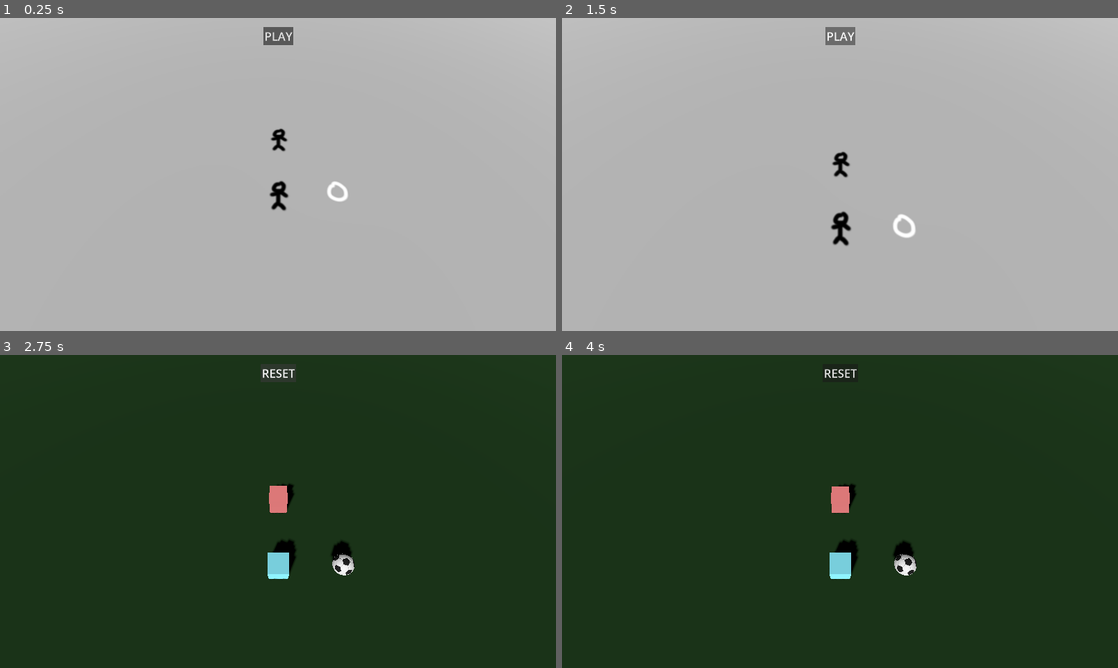
Above: before the commit, frames 1-4 (two rows, left to right).
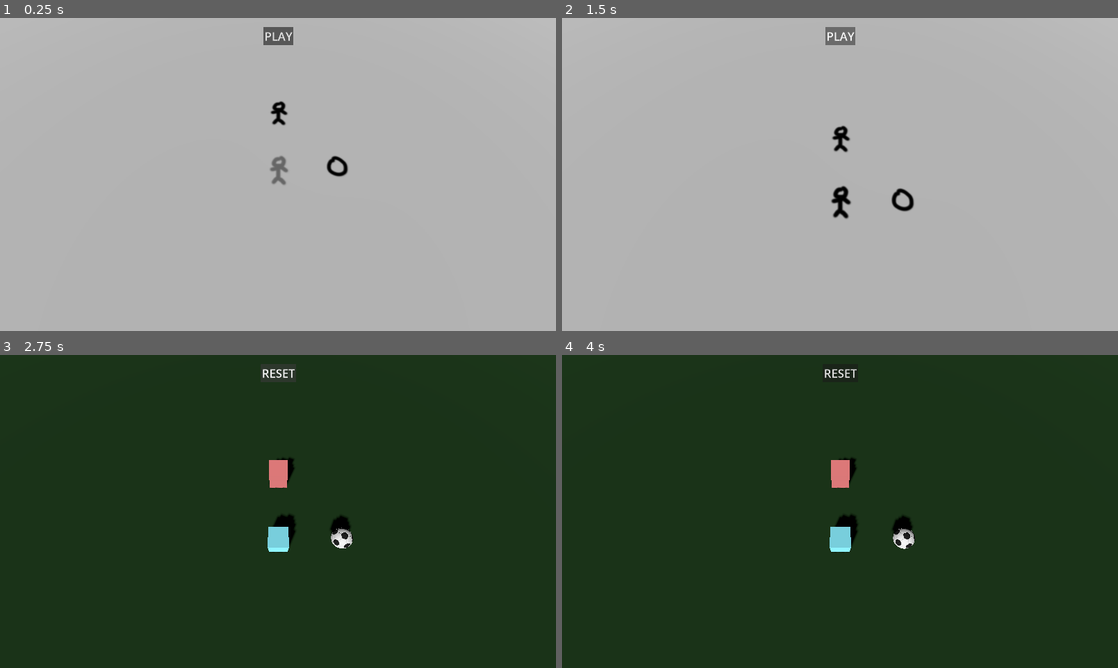
Above: after the commit, the same moments.

Repository: sundowns/gmtk-2025
Game: Godot game, scene res://game.tscn
Two runs of this game, one before a commit and one after it. Both use one fixed random seed, a clock stepped at 60 frames per second and the inputs below.
Inputs (mouse positions are in pixels of both pictures, inside the frame that each line leads up to):
- Up to frame 1 (0.25 s): no input
- Up to frame 2 (1.5 s): click "PLAY" at 0.5 s; click "RESET" at 1.25 s
- Up to frame 3 (2.75 s): click "PLAY" at 2 s
- Up to frame 4 (4 s): tap Enter (start_recording) at 2.75, 3.5 s; move the mouse to (962, 495) at 2.77 s; press the mouse at (962, 495) at 2.78 s; hold D (move_right) 2.78-3.53 s; move the mouse to (728, 527) at 3.52 s; release the mouse at (728, 527) at 3.53 s; hold S (move_down) from 3.53 s (still down); click (728, 527) at 3.6 s

The runs differ from the first frame. In frame 1, 0.9% of the frame differs, in the area x 48-63%, y 26-62%; in frame 2, 1.1%; in frame 3, 2.1%; in frame 4, 2.1%, in the area x 48-64%, y 32-72%.

Commit message:
add direction to player replay

Diff:
--- a/entities/ball/ball.tscn
+++ b/entities/ball/ball.tscn
@@ -12,6 +12,7 @@
 [node name="Sprite3D" type="Sprite3D" parent="Planning"]
 transform = Transform3D(1, 0, 0, 0, 1, 0, 0, 0, 1, 0, 0.17, 0)
 cast_shadow = 0
+modulate = Color(0, 0, 0, 1)
 pixel_size = 0.0035
 axis = 1
 texture = ExtResource("2_w5wpn")
--- a/entities/camera/camera_controller.gd
+++ b/entities/camera/camera_controller.gd
@@ -10,7 +10,7 @@
 
 func _ready() -> void:
 	Callable(initialise).call_deferred()
-	Events.new_player_selected.connect(_on_new_player_selected)
+	Events.current_player_is_recording_changed.connect(_on_current_player_is_recording_changed)
 
 func initialise() -> void:
 	CursorManager.set_camera(camera)
@@ -22,8 +22,10 @@
 		GameModeManager.GameMode.REPLAY:
 			replay_mode_update(delta)
 
-func _on_new_player_selected(player: Player) -> void:
-	target = player
+
+func _on_current_player_is_recording_changed(is_recording: bool) -> void:
+	if is_recording:
+		target = SelectionManager.current_selected_player
 
 func planning_mode_update(delta: float):
 	if (target != null):
--- a/entities/camera/camera_controller.tscn
+++ b/entities/camera/camera_controller.tscn
@@ -6,4 +6,4 @@
 script = ExtResource("1_lsbxg")
 
 [node name="Camera3D" type="Camera3D" parent="."]
-transform = Transform3D(1, 0, 0, 0, 0.446197, 0.894935, 0, -0.894935, 0.446197, 0, 5.5, 2)
+transform = Transform3D(1, 0, 0, 0, 0.33249, 0.943107, 0, -0.943107, 0.33249, 0, 5.5, 2)
--- a/entities/player/player.gd
+++ b/entities/player/player.gd
@@ -52,7 +52,6 @@
 
 	if velocity.length() > 0:
 		var direction = velocity.normalized()
-		replay_mesh.basis = replay_mesh.basis.slerp(Basis.looking_at(direction), delta * rotation_speed)
 		global_position += direction * move_speed * delta
 		if is_recording:
 			ActionRecorder.record_move(get_instance_id(), global_position, Time.get_ticks_msec() - _recording_start_time_msec)
@@ -80,6 +79,8 @@
 	# Interpolate between the two actions based on the timer
 	var t = inverse_lerp(previous_action.timestamp, next_action.timestamp, _replay_timer)
 	global_position = previous_action.data.lerp(next_action.data, t)
+	var direction: Vector3 = (next_action.data - previous_action.data).normalized()
+	replay_mesh.basis = replay_mesh.basis.slerp(Basis.looking_at(direction), delta * rotation_speed)
 
 func on_game_mode_changed(mode: GameModeManager.GameMode) -> void:
 	match mode:
